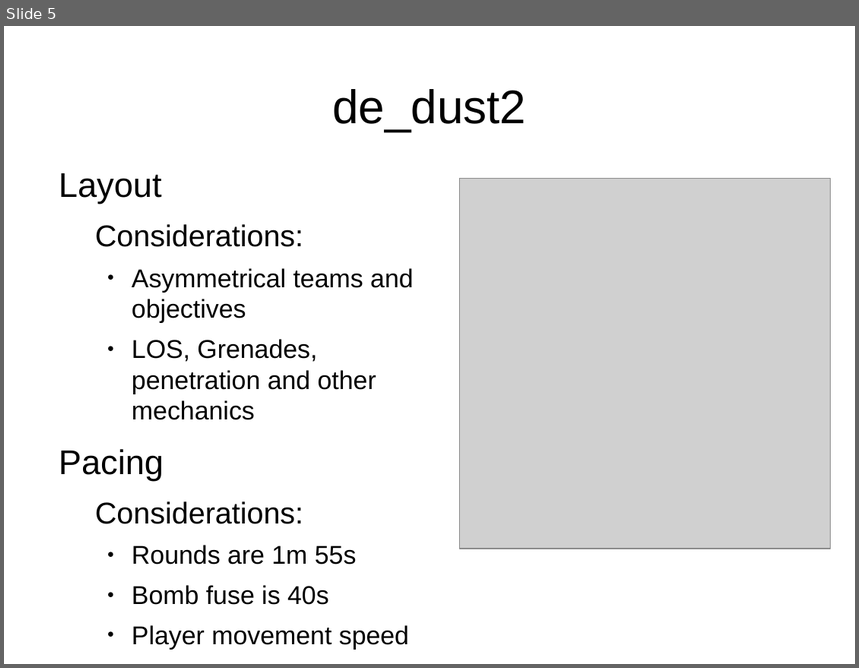
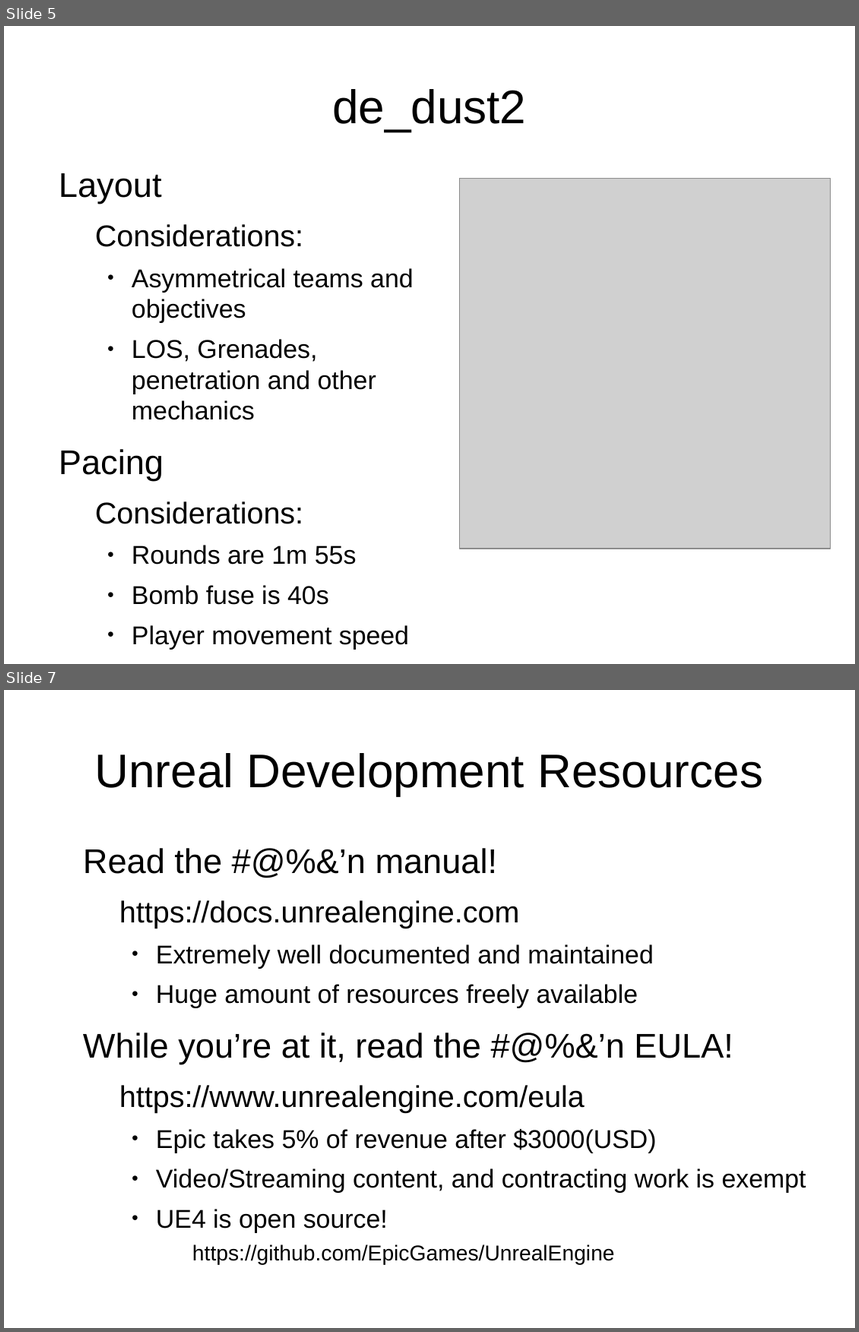
Before and after one commit to maxmurder/GA502-LevelDesignII, a slide deck: GA502-Session1.odp. Shown one above the other, each under a label of ours: slide 5 before the commit, slides 5 and 7 after it; the slides between them are not shown. The pictures are 859x668 and 859x1332 pixels, drawn with LibreOffice and Linux fonts; fonts in the diff are those of the drawing; grey boxes stand for pictures. Boxes give left, top, right and bottom in pixels: in the first picture for what was removed or moved away, otherwise in the second. Text is boxed around its words. In the diff, an @@ line names an element or a change of style, - is before the commit and + after.

Commit message:
Work on session 1 document

```diff
--- a/GA502-Session1.odp
+++ b/GA502-Session1.odp
@@ slide 7 added at (4,690,855,1328), background #FFFFFF @@
@@ title added at (95,753,763,796), 44 pt, text #000000 @@
+Unreal Development Resources
@@ text added at (83,848,807,1265), 24 pt, text #000000 @@
+Read the #@%&’n manual!
+  https://docs.unrealengine.com
+    ● Extremely well documented and maintained
+    ● Huge amount of resources freely available
+While you’re at it, read the #@%&’n EULA!
+  https://www.unrealengine.com/eula
+    ● Epic takes 5% of revenue after $3000(USD)
+    ● Video/Streaming content, and contracting work is exempt
+    ● UE4 is open source!
+      https://github.com/EpicGames/UnrealEngine
```
Also in this commit, not shown: 3 slides changed, 2 other files.
